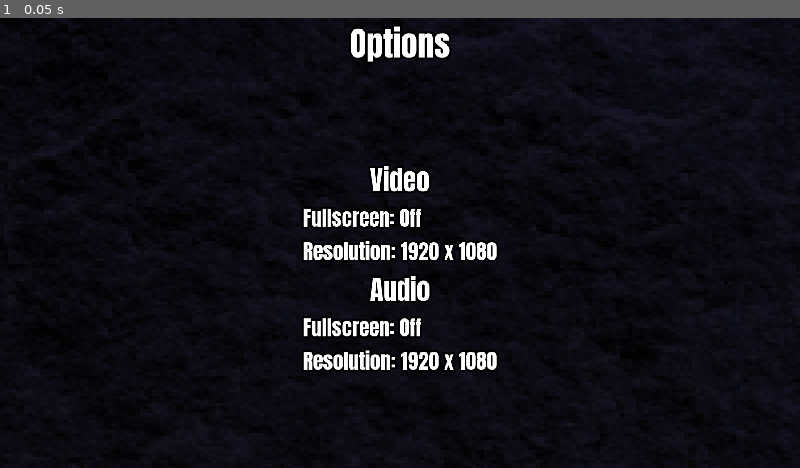
Above: before the commit, frame 1.
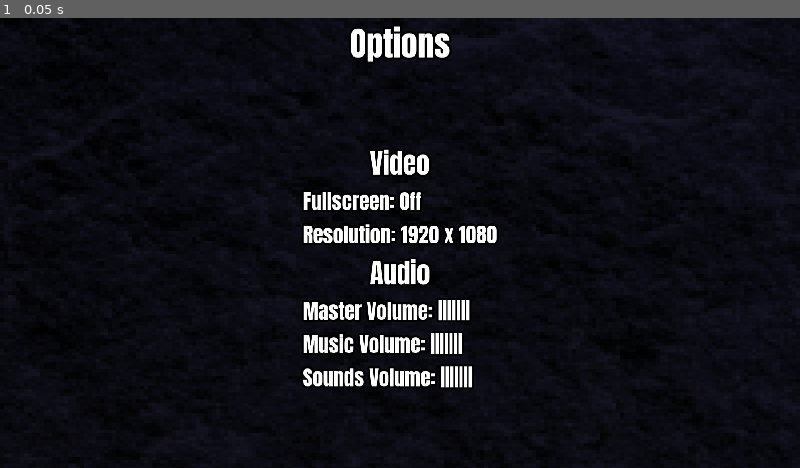
Above: after the commit, the same moment.

Repository: dreamblader/rune_ruckus
Game: Godot game, scene res://options/options_scene.tscn
Two runs of this game, one before a commit and one after it. Both use one fixed random seed, a clock stepped at 60 frames per second and the inputs below. This scene is started directly instead of the project's main scene.
Inputs:
- Up to frame 1 (0.05 s): no input

The runs differ from the first frame. In frame 1, 5.8% of the frame differs, in the area x 37-63%, y 28-83%.

Commit message:
added settings resources

Diff:
--- /dev/null
+++ b/options/keybind_resource.gd
@@ -0,0 +1,4 @@
+extends Resource
+
+#Add the GAME KEYS
+var rotate_left = 'a'
--- a/options/options_scene.tscn
+++ b/options/options_scene.tscn
@@ -45,9 +45,9 @@
 
 [node name="Main" type="VBoxContainer" parent="Menu"]
 margin_left = 87.0
-margin_top = 219.0
+margin_top = 179.0
 margin_right = 553.0
-margin_bottom = 741.0
+margin_bottom = 781.0
 
 [node name="Video" type="VBoxContainer" parent="Menu/Main"]
 margin_right = 466.0
@@ -80,7 +80,7 @@
 [node name="Audio" type="VBoxContainer" parent="Menu/Main"]
 margin_top = 263.0
 margin_right = 466.0
-margin_bottom = 522.0
+margin_bottom = 602.0
 
 [node name="Title" type="Label" parent="Menu/Main/Audio"]
 margin_right = 466.0
@@ -90,18 +90,26 @@
 text = "Audio"
 align = 1
 
-[node name="Fullscreen" type="Label" parent="Menu/Main/Audio"]
+[node name="Master" type="Label" parent="Menu/Main/Audio"]
 margin_top = 103.0
 margin_right = 466.0
 margin_bottom = 179.0
 custom_colors/font_outline_modulate = Color( 0, 0, 0, 1 )
 custom_fonts/font = ExtResource( 3 )
-text = "Fullscreen: Off"
+text = "Master Volume: |||||||"
 
-[node name="Resolution" type="Label" parent="Menu/Main/Audio"]
+[node name="Music" type="Label" parent="Menu/Main/Audio"]
 margin_top = 183.0
 margin_right = 466.0
 margin_bottom = 259.0
 custom_colors/font_outline_modulate = Color( 0, 0, 0, 1 )
 custom_fonts/font = ExtResource( 3 )
-text = "Resolution: 1920 x 1080"
+text = "Music Volume: |||||||"
+
+[node name="Sounds" type="Label" parent="Menu/Main/Audio"]
+margin_top = 263.0
+margin_right = 466.0
+margin_bottom = 339.0
+custom_colors/font_outline_modulate = Color( 0, 0, 0, 1 )
+custom_fonts/font = ExtResource( 3 )
+text = "Sounds Volume: |||||||"
--- /dev/null
+++ b/options/settings_resource.gd
@@ -0,0 +1,12 @@
+extends Resource
+
+#VIDEO
+var fullscreen: bool = false
+var resolution:Vector2 = Vector2(1920, 1080)
+var vsync: bool = false
+#AUDIO
+var mute: bool = false
+var masterVolumeDb: float = 0.0
+var musicVolumeDb: float = 0.0
+var sfxVolumeDb: float = 0.0
+var voiceVolumeDb: float = 0.0
